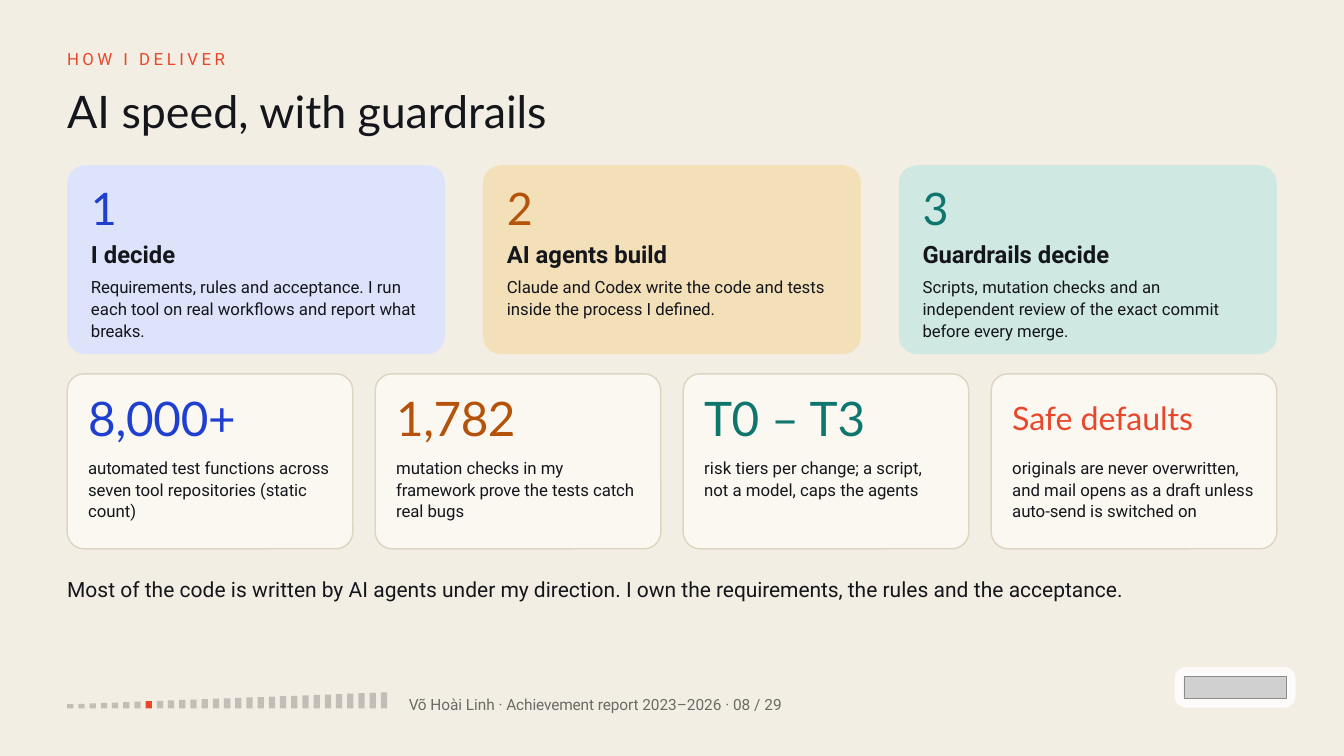
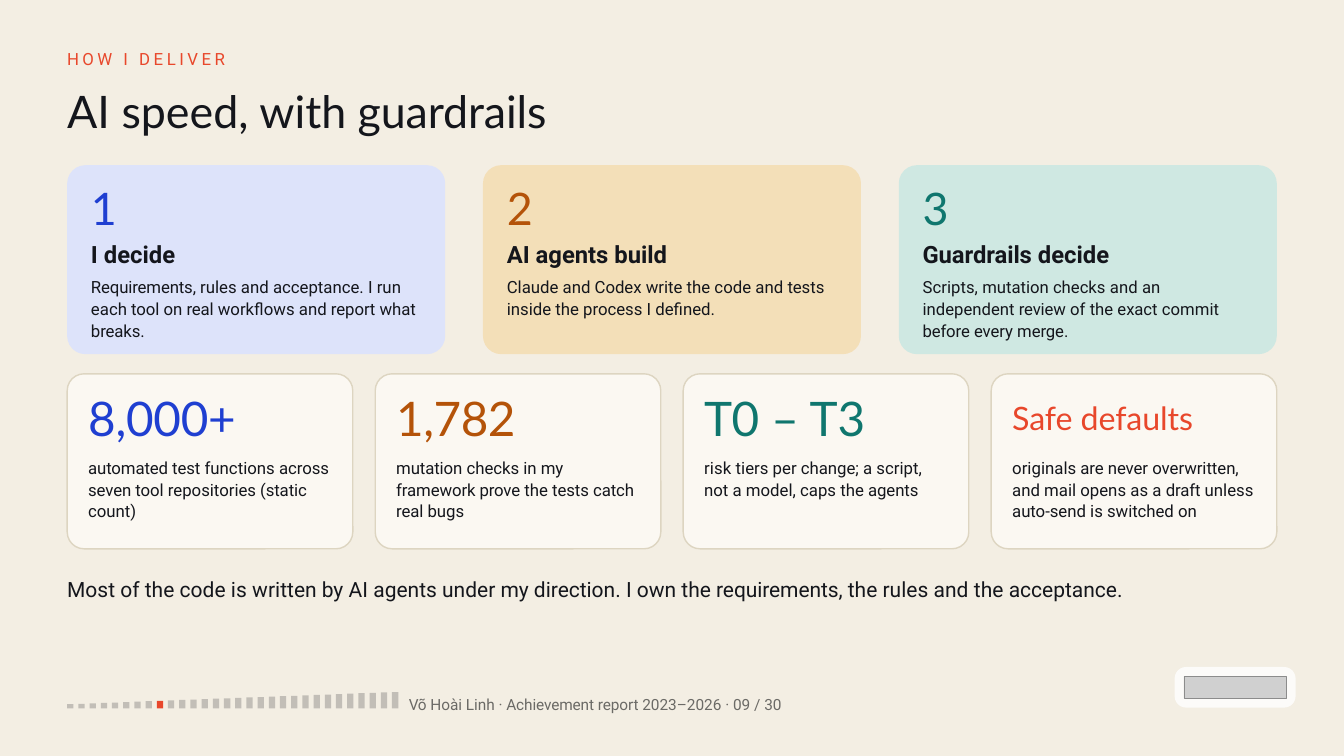
Before and after one commit to vohoailinh90/Multiple-report, a slide deck: slide 9 of reports/achievement-2023-2026/Linh_Vo_3-Year_Achievement_Report.pptx (slide 8 before the commit). Drawn at 1344x756 pixels with LibreOffice and Linux fonts; fonts in the diff are those of the drawing; grey boxes stand for pictures. Boxes give left, top, right and bottom in pixels: in the first picture for what was removed or moved away, otherwise in the second. Text is boxed around its words. In the diff, an @@ line names an element or a change of style, - is before the commit and + after.

```diff
--- a/reports/achievement-2023-2026/Linh_Vo_3-Year_Achievement_Report.pptx
+++ b/reports/achievement-2023-2026/Linh_Vo_3-Year_Achievement_Report.pptx
@@ rectangle at <box>146,702,152,709</box>: fill #E8472B to #14161C at 22% opacity @@
@@ rectangle at <box>157,701,163,708</box>: fill #14161C at 22% opacity to #E8472B @@
@@ rectangle added at <box>392,692,398,708</box>, fill #14161C at 22% opacity @@
@@ text at <box>409,698,781,713</box>: text changed @@
-Võ Hoài Linh · Achievement report 2023–2026 · 08 / 29
+Võ Hoài Linh · Achievement report 2023–2026 · 09 / 30
```
Also in this commit, not shown: 27 other slides changed, 1 slide added, 2 other files.
